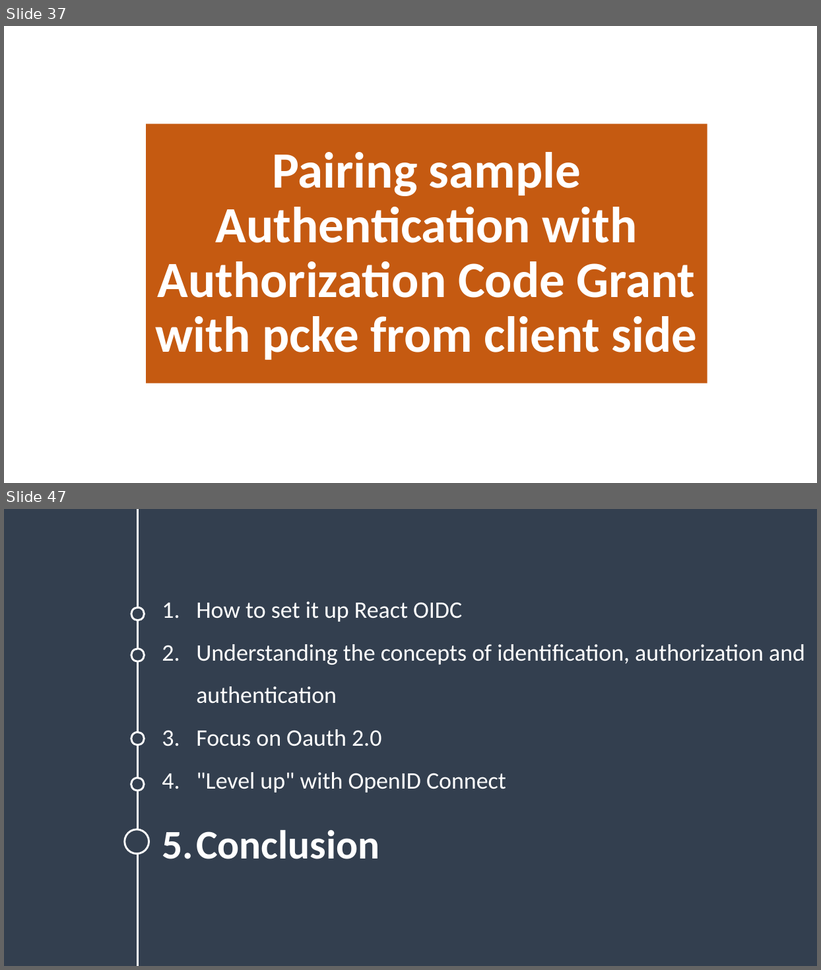
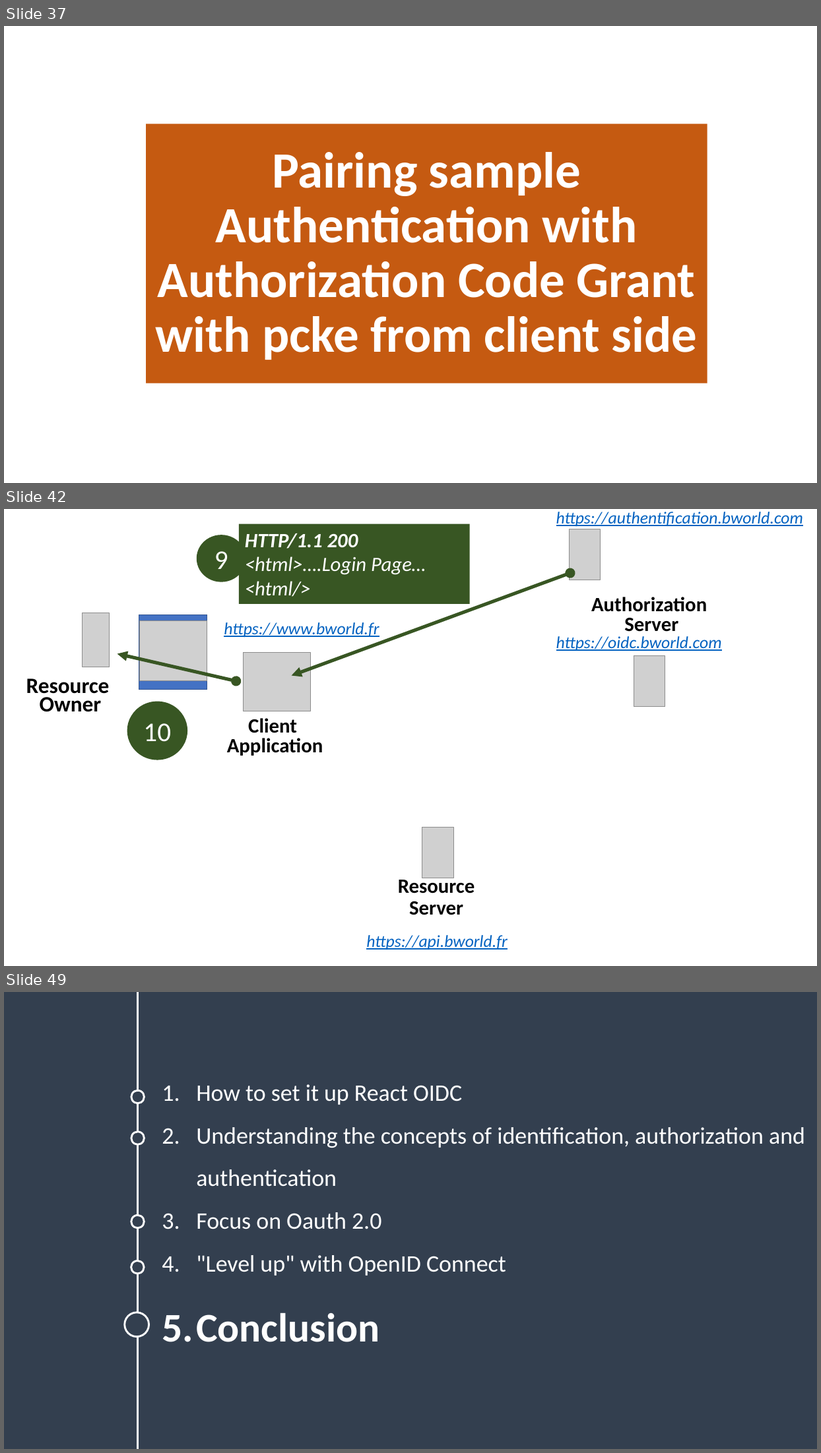
Before and after one commit to guillaume-chervet/course.rest, a slide deck: documentations/OIDC english.pptx. Shown one above the other, each under a label of ours: slides 37 and 47 before the commit, slides 37, 42 and 49 after it; the slides between them are not shown. The pictures are 821x970 and 821x1453 pixels, drawn with LibreOffice and Linux fonts; fonts in the diff are those of the drawing; grey boxes stand for pictures; background and template pictures are left out. Boxes give left, top, right and bottom in pixels: in the first picture for what was removed or moved away, otherwise in the second. Text is boxed around its words. In the diff, an @@ line names an element or a change of style, - is before the commit and + after.

```diff
--- a/documentations/OIDC english.pptx
+++ b/documentations/OIDC english.pptx
@@ slide 42 added at [4,509,817,966], background #FFFFFF @@
@@ rectangle added at [239,524,470,604], fill #385723, 24 pt, text #FFFFFF, italic @@
+HTTP/1.1 200
+<html>….Login Page…<html/>
@@ text added at [556,512,803,526], 20 pt, text #0563C1, italic, underline @@
+https://authentification.bworld.com
@@ ellipse added at [197,535,246,582], fill #385723, 32 pt, text #FFFFFF @@
+9
@@ picture added at [570,529,601,580] @@
@@ double arrow added from (291, 675) to (571, 573), #385723 4 pt @@
@@ text added at [591,597,707,632], 24 pt, text #000000, bold @@
+Authorization
+Server
@@ picture added at [83,613,110,667] @@
@@ rectangle added at [139,615,207,689], fill #4472C4, outline #325491 1 pt, 18 pt, text #FFFFFF @@
+Loading
+Screen
@@ picture added at [139,621,207,682] @@
@@ text added at [224,623,379,637], 20 pt, text #0563C1, italic, underline @@
+https://www.bworld.fr
@@ text added at [556,636,722,651], 20 pt, text #0563C1, italic, underline @@
+https://oidc.bworld.com
@@ double arrow added from (118, 654) to (236, 681), #385723 4 pt @@
@@ picture added at [244,652,311,711] @@
@@ picture added at [634,656,665,706] @@
@@ text added at [26,679,110,712], 25.9 pt, text #000000, bold @@
+Resource
+Owner
@@ ellipse added at [127,702,187,760], fill #385723, 32 pt, text #FFFFFF @@
+10
@@ text added at [227,718,323,756], 24 pt, text #000000, bold @@
+Client
+Application
@@ picture added at [422,828,453,879] @@
@@ text added at [398,876,475,916], 24 pt, text #000000, bold @@
+Resource Server
@@ text added at [366,935,508,950], 20 pt, text #0563C1, italic, underline @@
+https://api.bworld.fr
@@ what was slide 47 is now slide 49 @@
```
Also in this commit, not shown: 8 slides changed, 2 other slides added, 1 slide removed, 1 other file.
